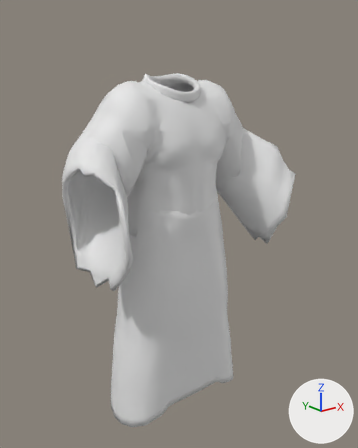
The FBX model unity/Assets/Art/Chars/Garments/resist_royal.fbx, before and after one commit.
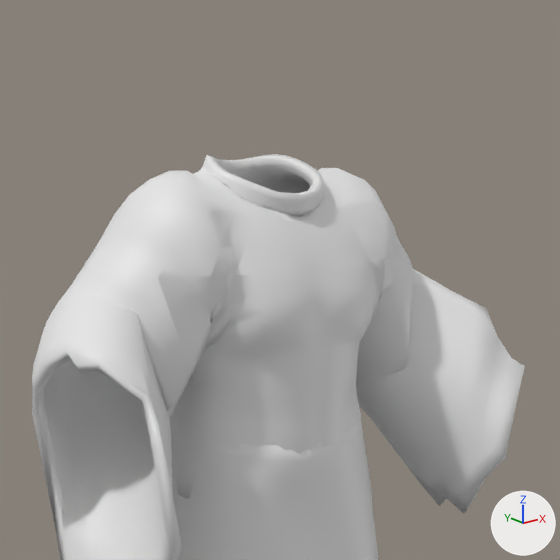
There are two pictures of each version: one whole from a camera (50 mm lens) standing at (-1.226, -1.605, 1.49) and looking at (-0.001, -0.074, 0.877), one close up on the part from 13% to 87% of the width and 0% to 59% of the height. Arrows for +X, +Y and +Z are at lower right; the lights stay in place. The older version's two pictures come first.

The older version as bpy lines, for what is in view:
```python
me_garment_resist_royal = bpy.data.meshes.new('garment_resist_royal')
me_garment_resist_royal.from_pydata(...)  # 4468 vertices, 4472 faces; spans x -0.485..0.485, y -0.321..0.152, z 0.042..1.471
# faces by material slot: [3982, 490]
me_garment_resist_royal.materials.append(mat_cloth)  # white #e7e7e7
me_garment_resist_royal.materials.append(mat_accent)  # white #e7e7e7
ob_garment_resist_royal = bpy.data.objects.new('garment_resist_royal', me_garment_resist_royal)
ob_garment_resist_royal.location = (0.0, 0.0, 0.0)
```
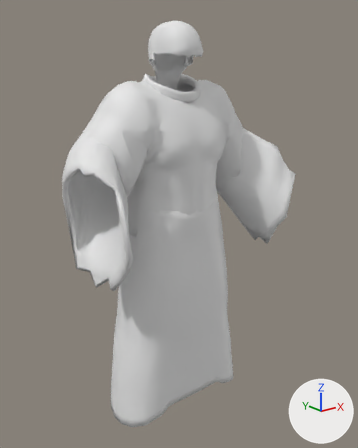
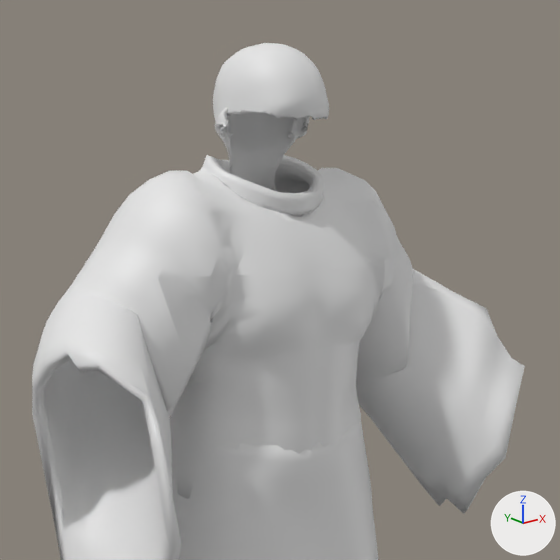
Location of each change, (x1, y1, x2, y2) in pixels of the close-ups (560 x 560 px):
'garment_resist_royal', reshaped
    before: (32, 154, 525, 560)
    after: (32, 43, 525, 560)
part 1 of me_garment_resist_royal, added
    after: (213, 43, 329, 192)

The change, as a list of edits to the scene's bpy script:
```text
Add mat_hair:
    mat_hair = principled_material('hair')
    mat_hair.base_color = (0.8, 0.8, 0.8)  # white #e7e7e7
Change me_garment_resist_royal:
    used by ob_garment_resist_royal; location = (0.0, 0.0, 0.0)
    remove me_garment_resist_royal.from_pydata(...)  # 4468 vertices, 4472 faces; spans x -0.485..0.485, y -0.321..0.152, z 0.042..1.471
    add me_garment_resist_royal.from_pydata(...)  # 7020 vertices, 7028 faces; spans x -0.485..0.485, y -0.321..0.152, z 0.042..1.659
    me_garment_resist_royal part 1: a new loose piece of 2076 vertices spanning x -0.106..0.106, y -0.161..0.066, z 1.383..1.659, in mat_hair (white #e7e7e7)
    other edits to the shape of me_garment_resist_royal do not show in these pictures
    add me_garment_resist_royal.materials.append(mat_hair)  # white #e7e7e7
```
